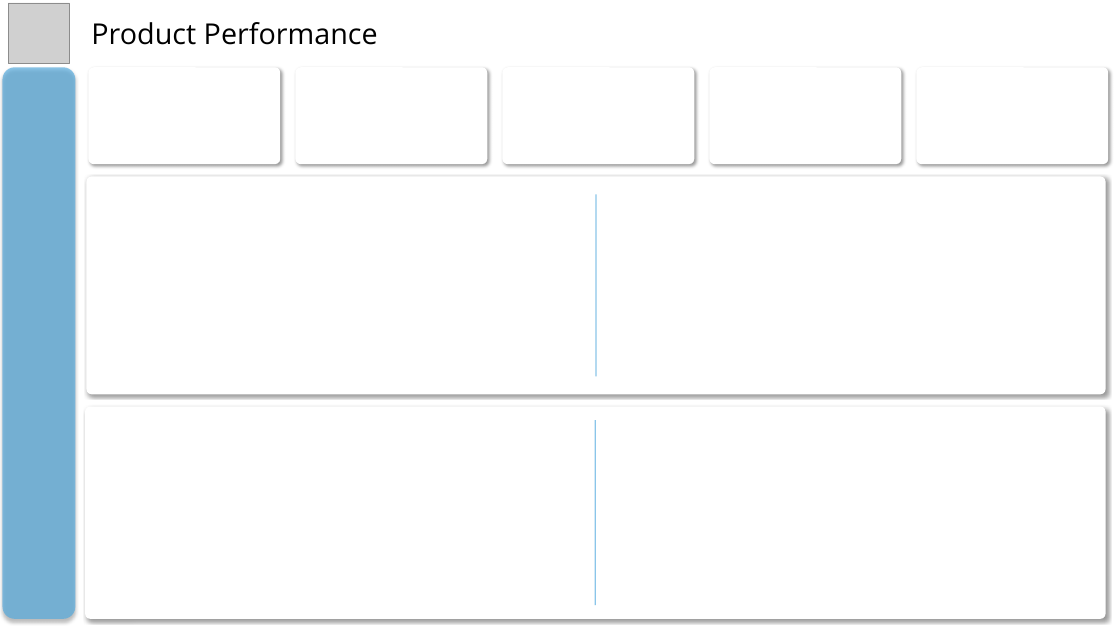
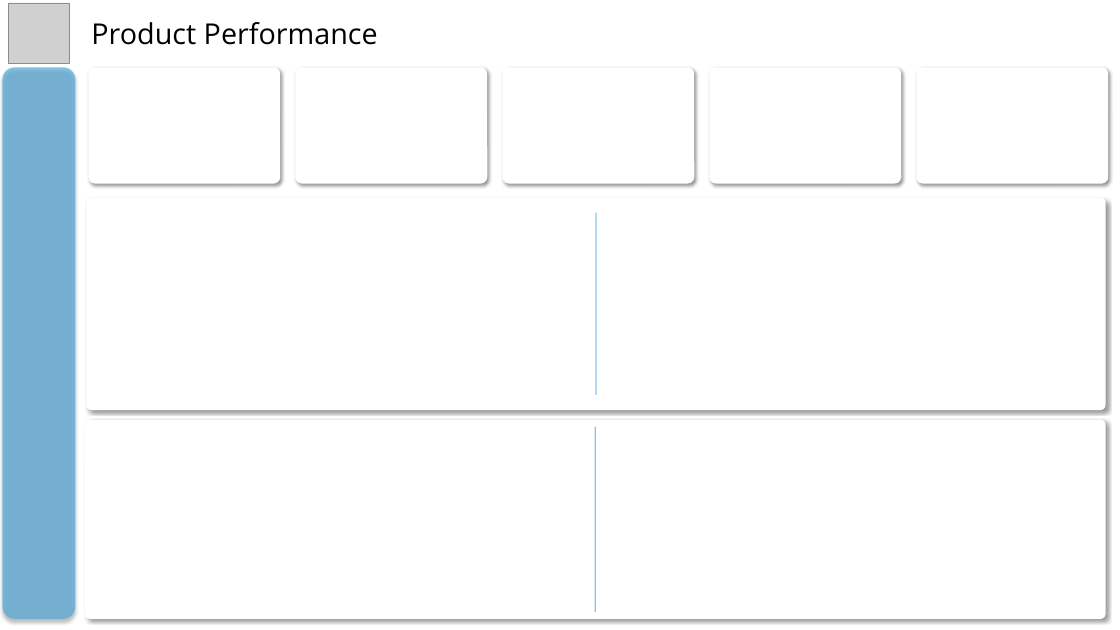
Before and after one commit to MohammadGhanaym/Sales-Logistics-Analytics-DWH, a slide deck: slide 2 of Dashboard Background Design/Dashboard Background Design.pptx. Drawn at 1120x630 pixels with LibreOffice and Linux fonts; fonts in the diff are those of the drawing; grey boxes stand for pictures. Boxes give left, top, right and bottom in pixels: in the first picture for what was removed or moved away, otherwise in the second. Text is boxed around its words. In the diff, an @@ line names an element or a change of style, - is before the commit and + after.

```diff
--- a/Dashboard Background Design/Dashboard Background Design.pptx
+++ b/Dashboard Background Design/Dashboard Background Design.pptx
@@ rounded rectangle resized from (x1=89, y1=67, x2=280, y2=164) to (x1=89, y1=67, x2=280, y2=184) @@
@@ rounded rectangle resized from (x1=295, y1=67, x2=487, y2=164) to (x1=295, y1=67, x2=487, y2=184) @@
@@ rounded rectangle resized from (x1=502, y1=67, x2=694, y2=164) to (x1=502, y1=67, x2=694, y2=184) @@
@@ rounded rectangle resized from (x1=710, y1=67, x2=902, y2=164) to (x1=710, y1=67, x2=902, y2=184) @@
@@ rounded rectangle resized from (x1=916, y1=67, x2=1108, y2=164) to (x1=916, y1=67, x2=1108, y2=184) @@
@@ rounded rectangle resized from (x1=87, y1=176, x2=1106, y2=394) to (x1=87, y1=198, x2=1106, y2=410) @@
@@ line moved from (596, 195) - (596, 376) to (596, 213) - (596, 395) @@
@@ rounded rectangle resized from (x1=85, y1=407, x2=1106, y2=619) to (x1=85, y1=420, x2=1106, y2=619) @@
@@ line moved from (595, 420) - (595, 606) to (595, 427) - (595, 612) @@
```
Also in this commit, not shown: 1 slide added, 1 slide removed, 10 other files.
